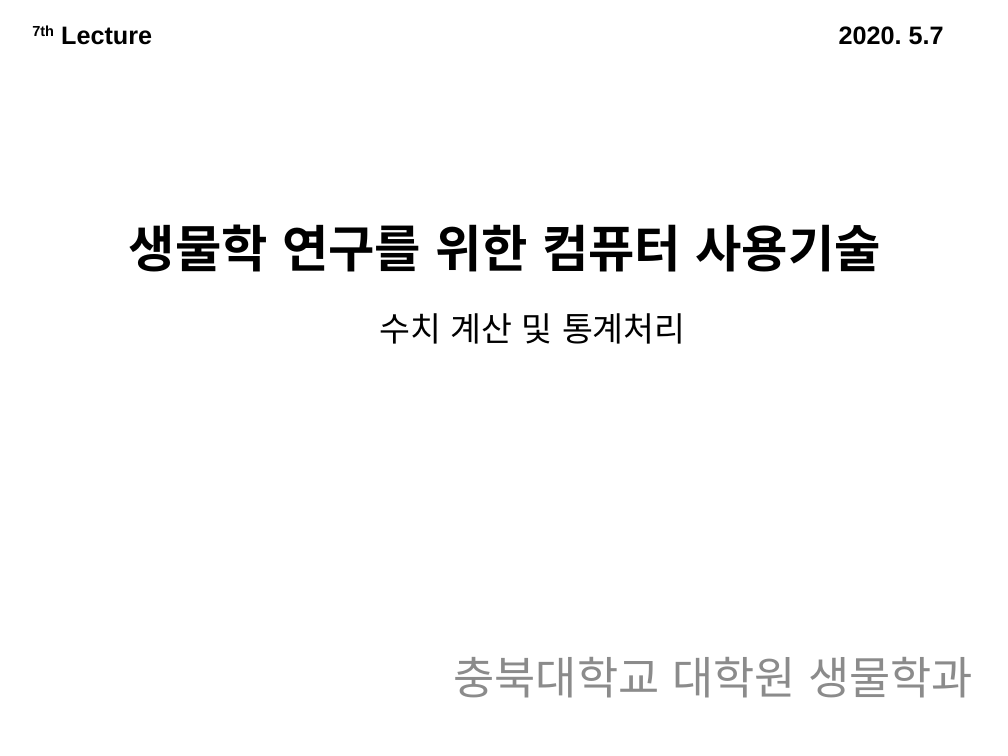
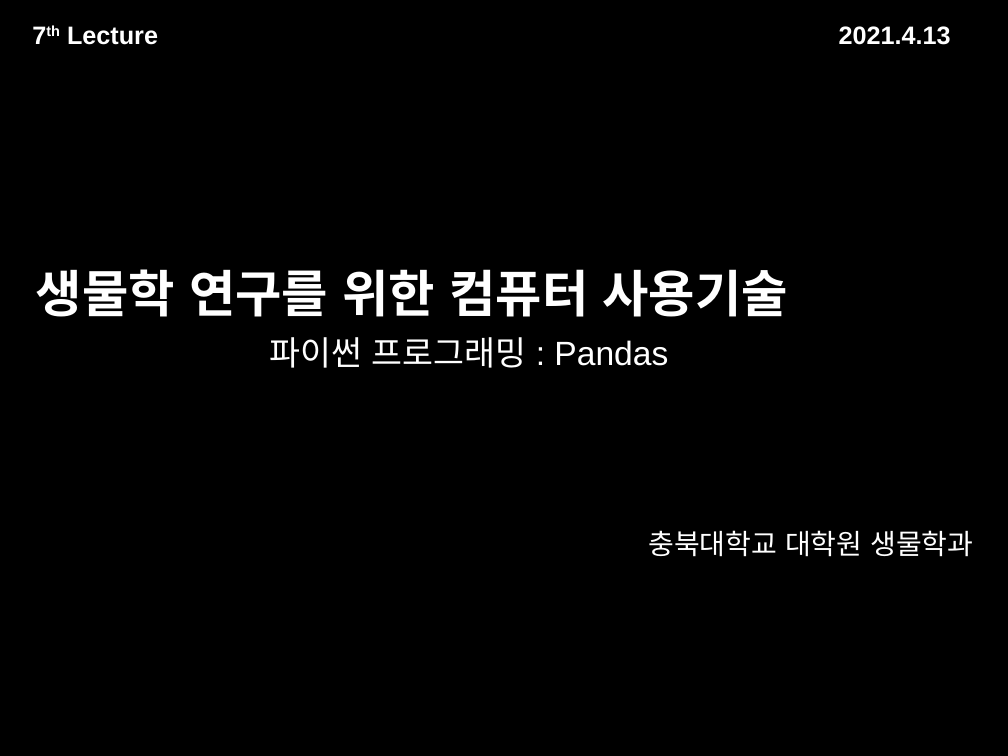
Before and after one commit to suknamgoong1970/CBNU-bioinformatics2021, a slide deck: slide 1 of Lecture8/Lect8.pptx. Drawn at 1008x756 pixels with LibreOffice and Linux fonts; fonts in the diff are those of the drawing. Boxes give left, top, right and bottom in pixels: in the first picture for what was removed or moved away, otherwise in the second. Text is boxed around its words. In the diff, an @@ line names an element or a change of style, - is before the commit and + after.

Commit message:
Lecture 8 modified

```diff
--- a/Lecture8/Lect8.pptx
+++ b/Lecture8/Lect8.pptx
@@ background #FFFFFF to #000000 @@
@@ text at box(67, 26, 951, 45): text changed; text colour #000000 to #FFFFFF @@
-7th Lecture 2020. 5.7
+7th Lecture 2021.4.13
@@ title "생물학 연구를 위한 컴퓨터 사용기술" at box(36, 269, 787, 317): text colour #000000 to #FFFFFF; alignment centre to left; line spacing 1 to 0.9; vertical alignment middle to bottom @@
@@ text at box(270, 337, 668, 368): text changed; text colour #000000 to #FFFFFF @@
-수치 계산 및 통계처리
+파이썬 프로그래밍 : Pandas
@@ subtitle "충북대학교 대학원 생물학과": place and size @@
-subtitle "충북대학교 대학원 생물학과" at box(453, 657, 973, 698)
+subtitle "충북대학교 대학원 생물학과" at box(648, 530, 973, 557)
@@ subtitle "충북대학교 대학원 생물학과" at box(648, 530, 973, 557): size 32 to 20 pt, text colour #8C8C8C to #FFFFFF; line spacing 1 to 0.9; more space between paragraphs @@
```
Also in this commit, not shown: 8 other slides changed, 18 slides added, 4 slides removed, 1 other file.
